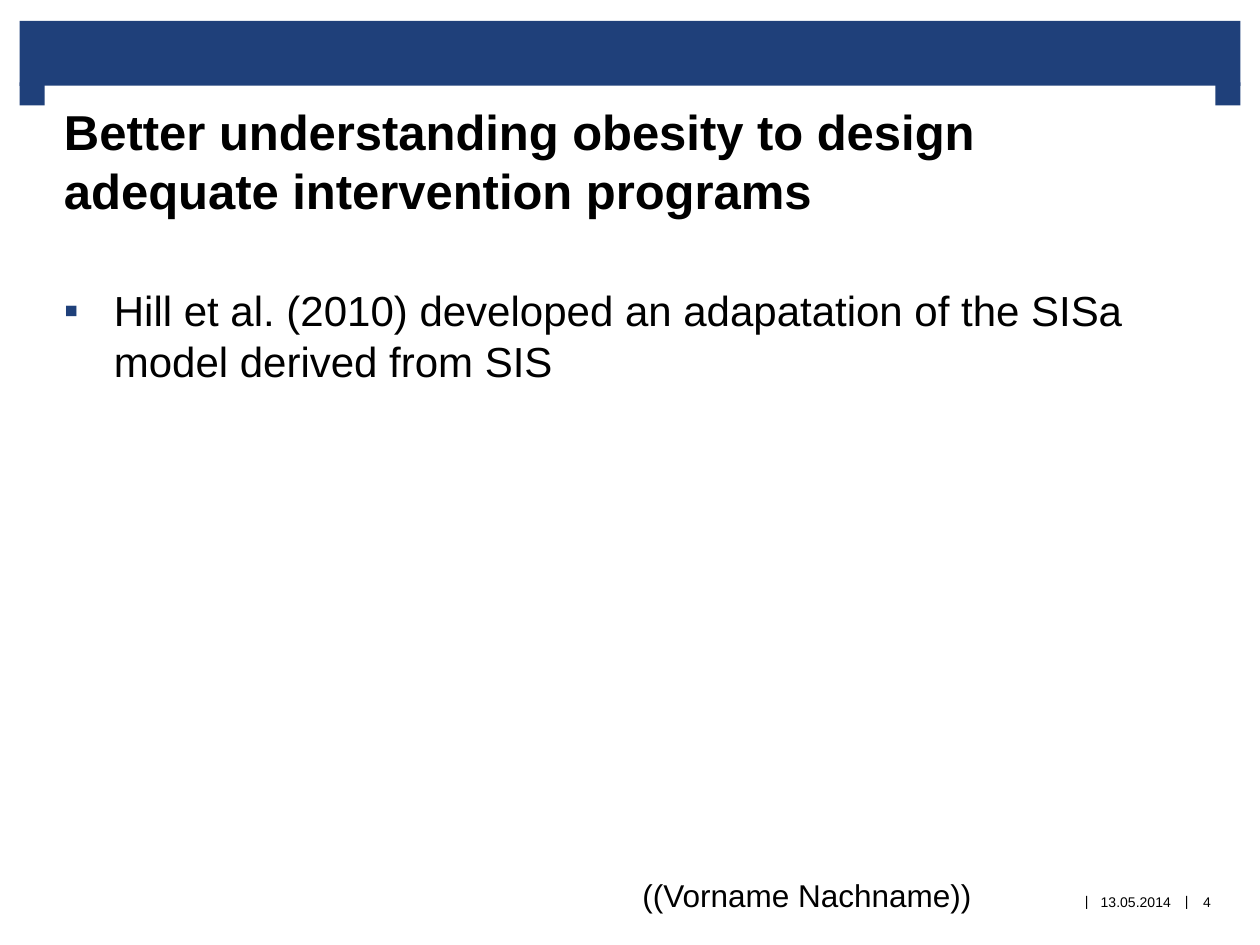
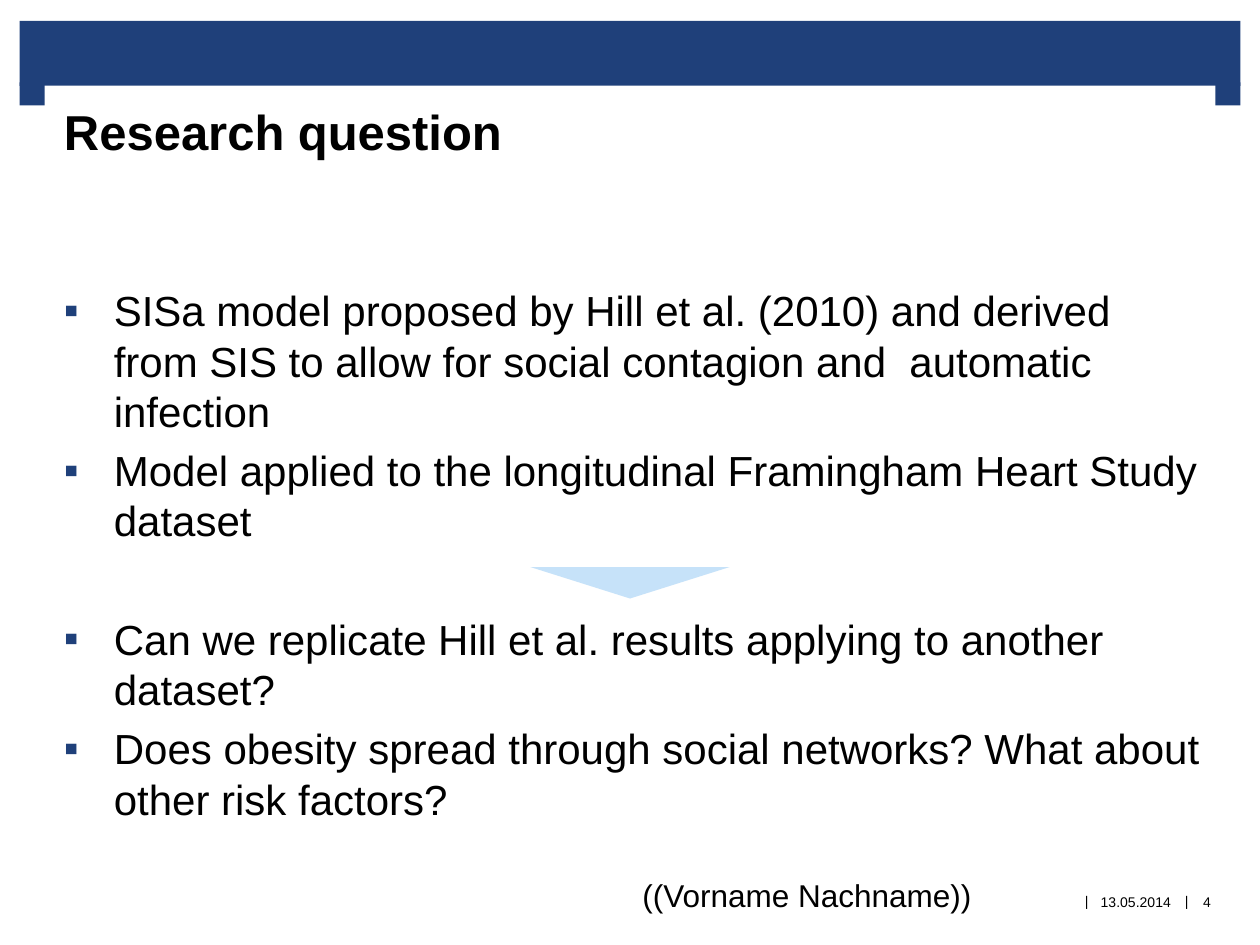
Before and after one commit to eledieu/Social-contagion-of-obesity, a slide deck: slide 4 of presentation/Social Contagion of Obesity Presentation.pptx. Drawn at 1260x945 pixels with LibreOffice and Linux fonts; fonts in the diff are those of the drawing; background and template pictures are left out. Boxes give left, top, right and bottom in pixels: in the first picture for what was removed or moved away, otherwise in the second. Text is boxed around its words. In the diff, an @@ line names an element or a change of style, - is before the commit and + after.

Commit message:
Updated introduction and research question

```diff
--- a/presentation/Social Contagion of Obesity Presentation.pptx
+++ b/presentation/Social Contagion of Obesity Presentation.pptx
@@ title at (x1=64, y1=114, x2=502, y2=160): text changed @@
-Better understanding obesity to design adequate intervention programs
+Research question
@@ text at (x1=114, y1=295, x2=1199, y2=816): text changed @@
-▪ Hill et al. (2010) developed an adapatation of the SISa model derived from SIS
+▪ SISa model proposed by Hill et al. (2010) and derived from SIS to allow for social contagion and automatic infection
+▪ Model applied to the longitudinal Framingham Heart Study dataset
+▪ Can we replicate Hill et al. results applying to another dataset?
+▪ Does obesity spread through social networks? What about other risk factors?
@@ triangle added at (x1=530, y1=567, x2=730, y2=598), fill #C6E2F9 @@
```
Also in this commit, not shown: 2 other slides changed.
